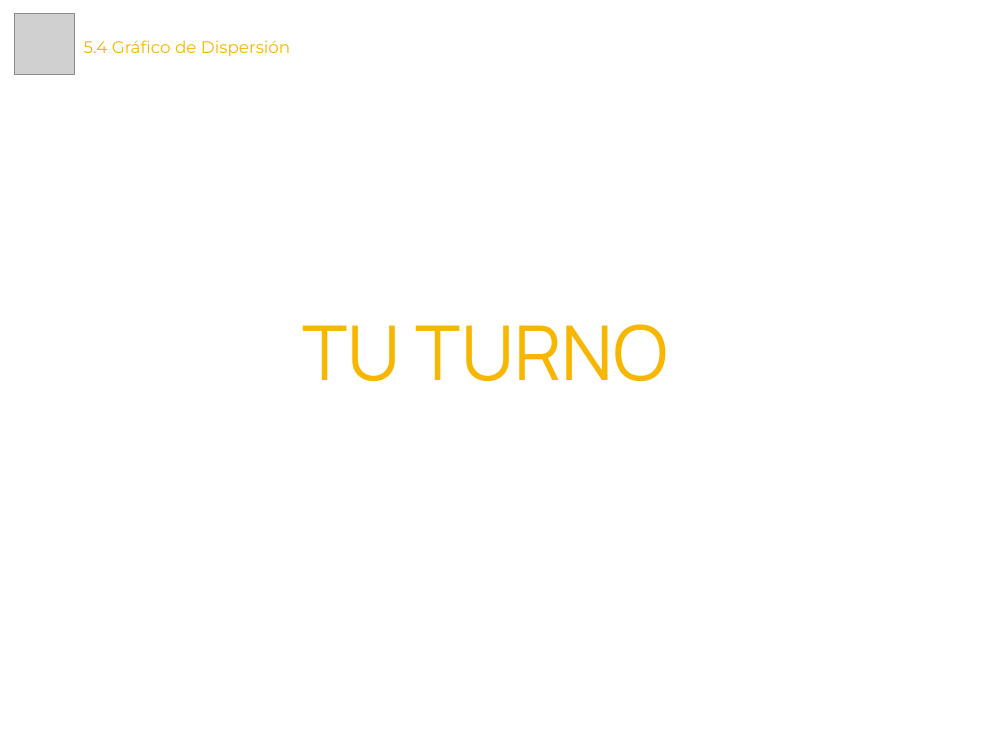
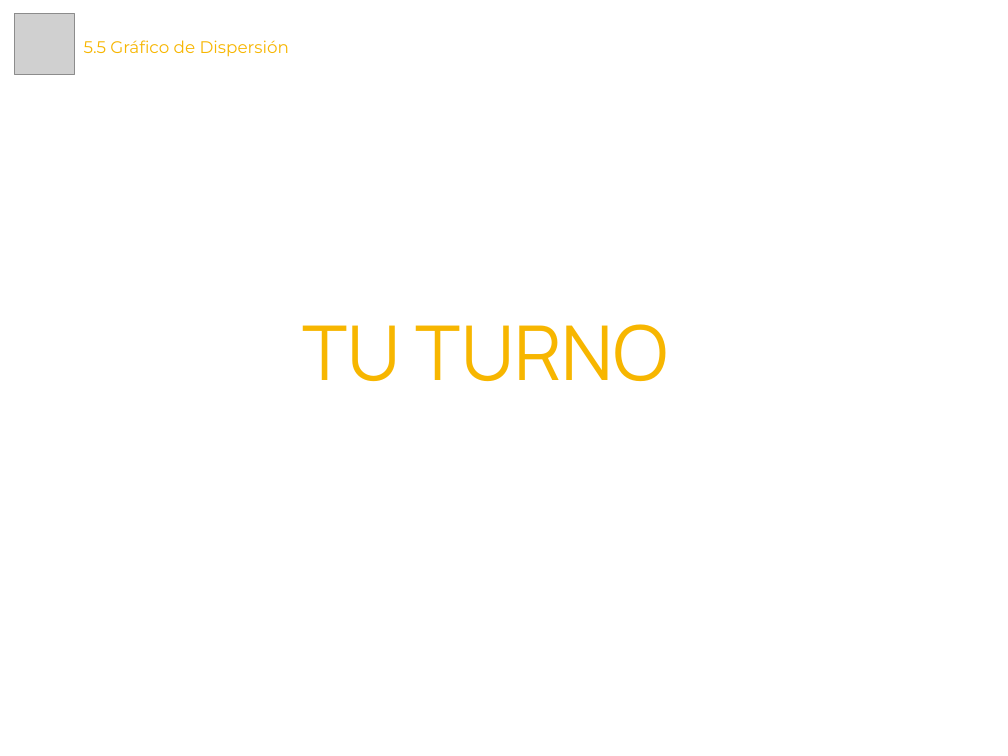
Before and after one commit to Laboratoria/curriculum, a slide deck: slide 5 of 18-data-visualization/Contenido Semana 2/5.5. Presentación - Gráfico de Dispersión.pptx. Drawn at 1008x756 pixels with LibreOffice and Linux fonts; fonts in the diff are those of the drawing; grey boxes stand for pictures. Boxes give left, top, right and bottom in pixels: in the first picture for what was removed or moved away, otherwise in the second. Text is boxed around its words. In the diff, an @@ line names an element or a change of style, - is before the commit and + after.

```diff
--- a/18-data-visualization/Contenido Semana 2/5.5. Presentación - Gráfico de Dispersión.pptx
+++ b/18-data-visualization/Contenido Semana 2/5.5. Presentación - Gráfico de Dispersión.pptx
@@ title at (84, 40, 289, 57): text changed @@
-5.4 Gráfico de Dispersión
+5.5 Gráfico de Dispersión
```
Also in this commit, not shown: 4 other slides changed, 10 other files.
